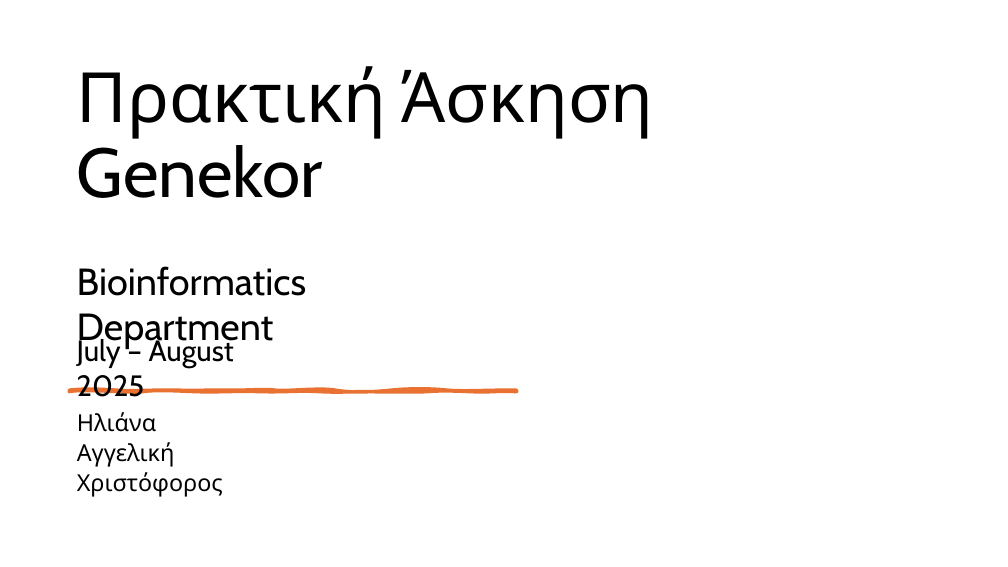
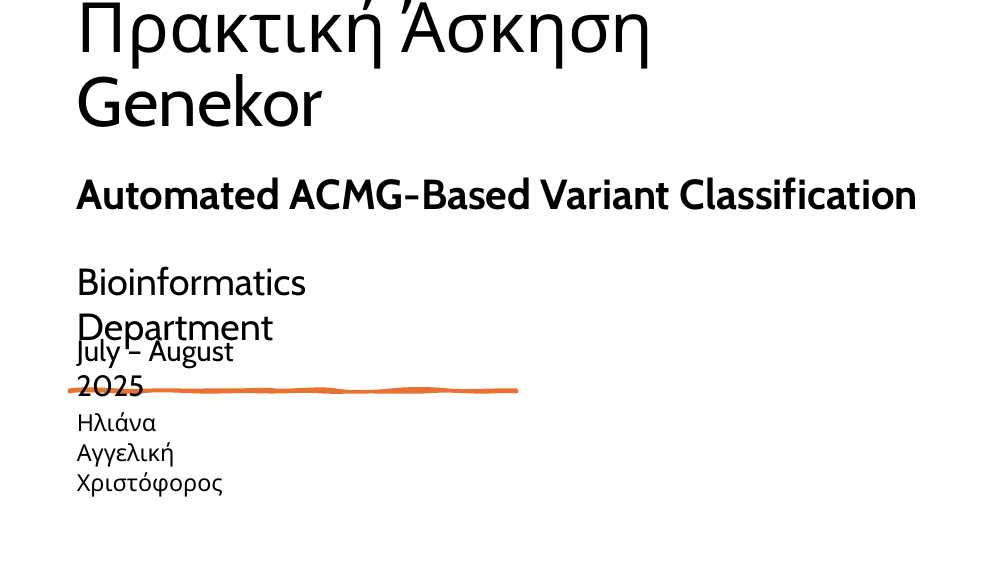
Before and after one commit to iliaanaa/genekor, a slide deck: slide 1 of genekor.pptx. Drawn at 1008x567 pixels with LibreOffice and Linux fonts; fonts in the diff are those of the drawing. Boxes give left, top, right and bottom in pixels: in the first picture for what was removed or moved away, otherwise in the second. Text is boxed around its words. In the diff, an @@ line names an element or a change of style, - is before the commit and + after.

Commit message:
The Last

```diff
--- a/genekor.pptx
+++ b/genekor.pptx
@@ title "Πρακτική Άσκηση Genekor" rewrapped from (x1=77, y1=66, x2=653, y2=198) to (x1=77, y1=0, x2=653, y2=127) @@
@@ text added at (x1=77, y1=177, x2=918, y2=210), 40 pt, text #000000, bold @@
+Automated ACMG-Based Variant Classification
```
